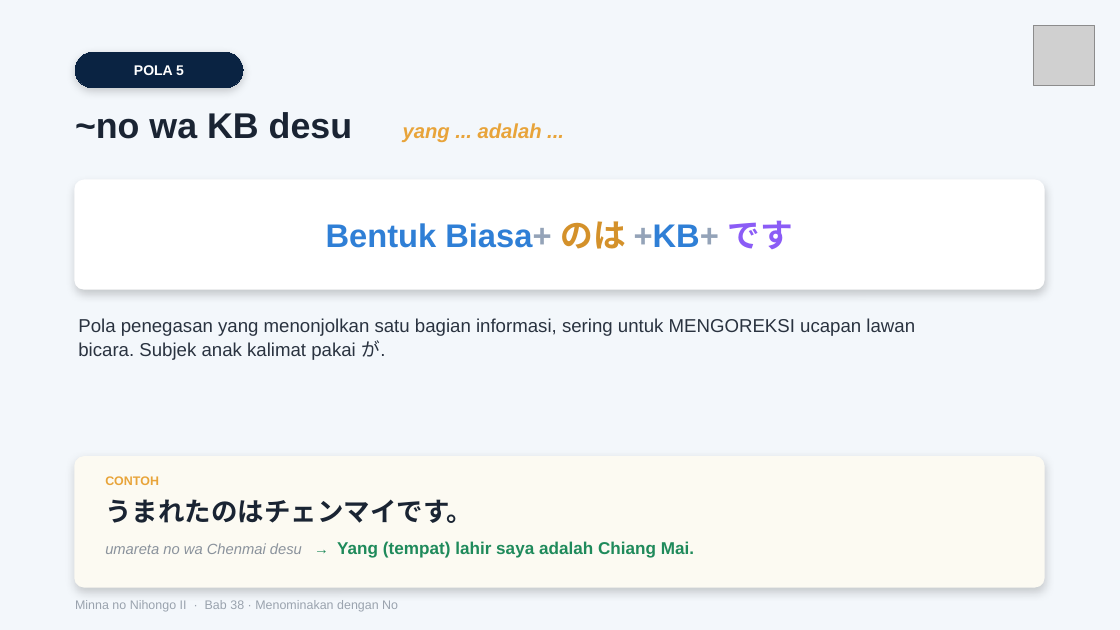
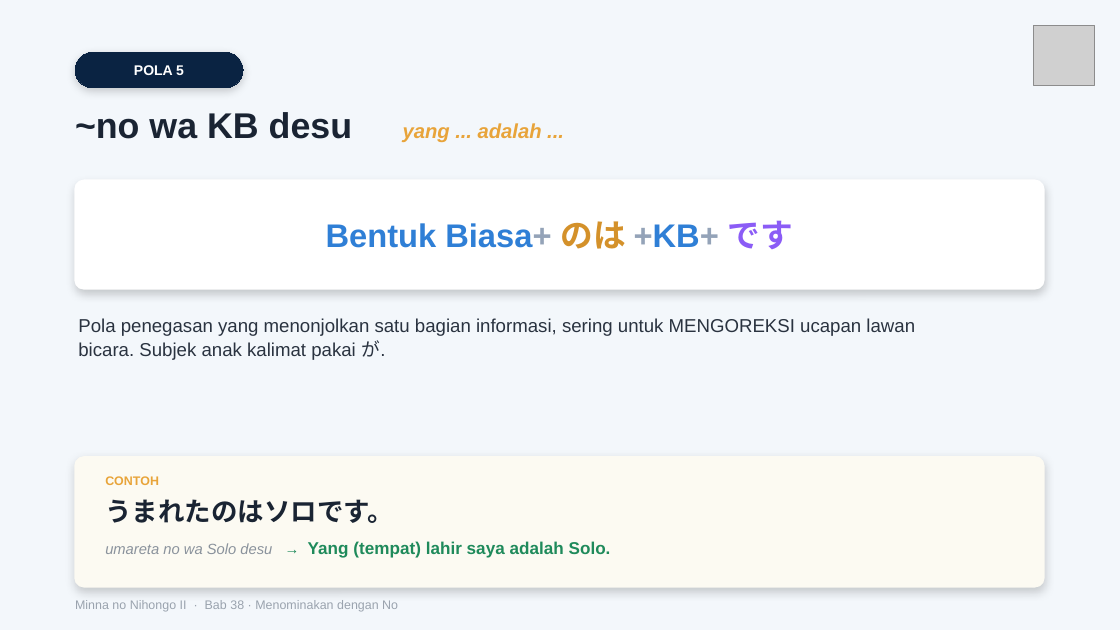
Before and after one commit to jbridgecenter-source/materi, a slide deck: slide 6 of Modul Minna 2/Bab 38/38. Minna 2 Tata Bahasa Bab 38 - Slide.pptx. Drawn at 1120x630 pixels with LibreOffice and Linux fonts; fonts in the diff are those of the drawing; grey boxes stand for pictures. Boxes give left, top, right and bottom in pixels: in the first picture for what was removed or moved away, otherwise in the second. Text is boxed around its words. In the diff, an @@ line names an element or a change of style, - is before the commit and + after.

```diff
--- a/Modul Minna 2/Bab 38/38. Minna 2 Tata Bahasa Bab 38 - Slide.pptx
+++ b/Modul Minna 2/Bab 38/38. Minna 2 Tata Bahasa Bab 38 - Slide.pptx
@@ text at (105,499,394,523): text changed @@
-うまれたのはチェンマイです。
+うまれたのはソロです。
@@ text at (105,541,611,558): text changed @@
-umareta no wa Chenmai desu → Yang (tempat) lahir saya adalah Chiang Mai.
+umareta no wa Solo desu → Yang (tempat) lahir saya adalah Solo.
```
Also in this commit, not shown: 1 other slide changed, 52 other files.
